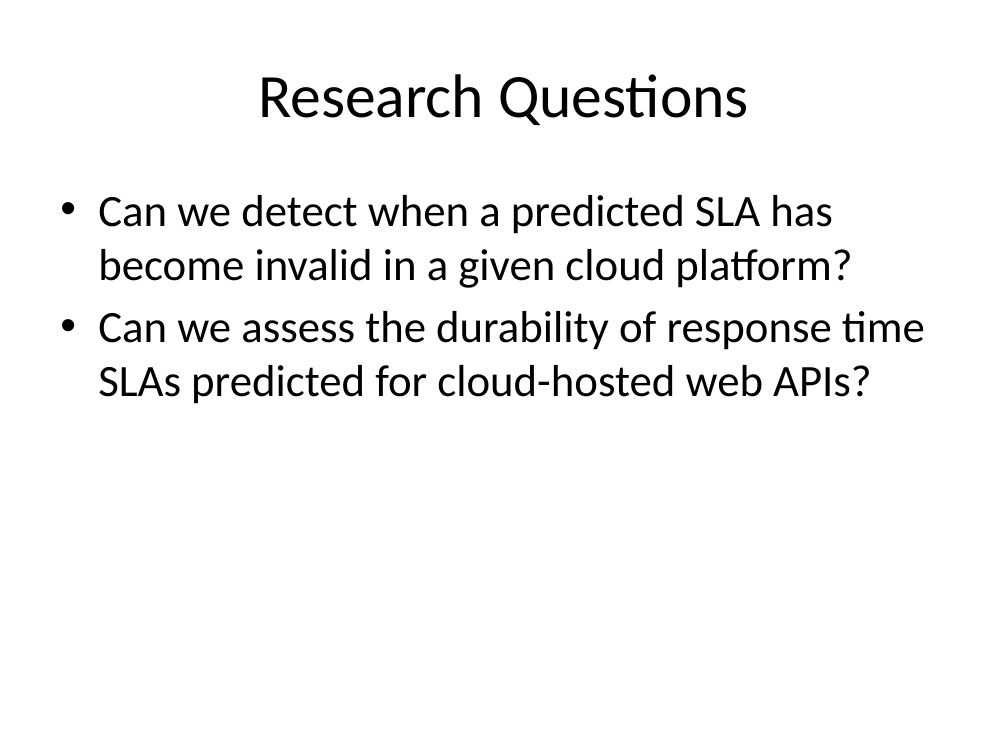
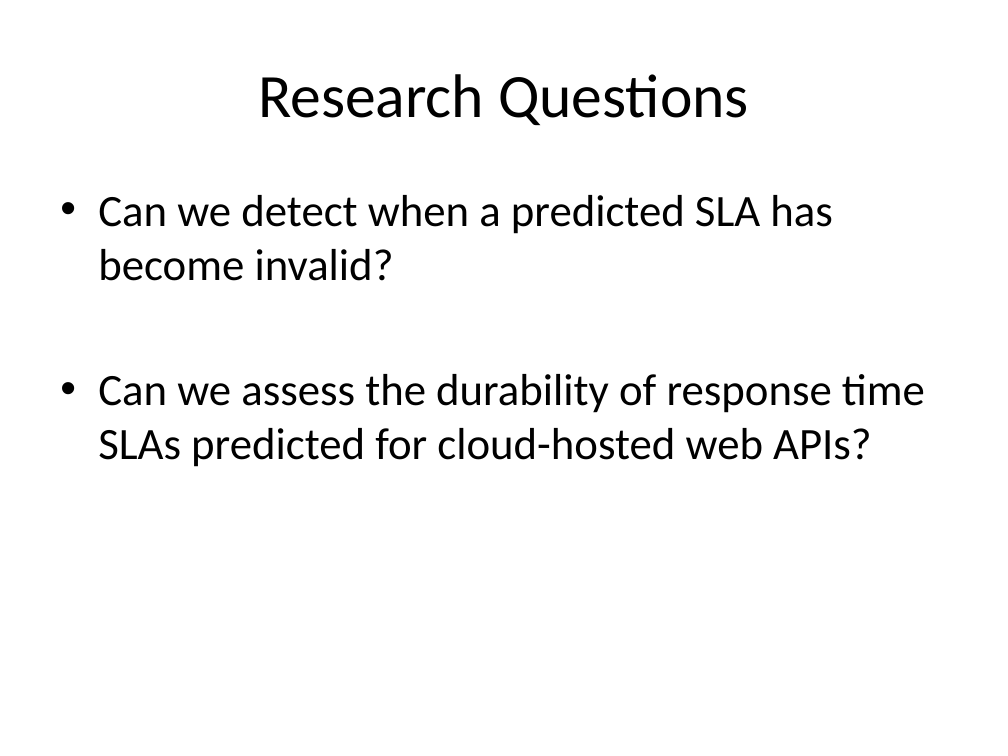
Before and after one commit to Dithn/eager-appscale, a slide deck: slide 10 of Eager/paper/cloudcom15/sla_durability_v1.pptx. Drawn at 1008x756 pixels with LibreOffice and Linux fonts; fonts in the diff are those of the drawing. Boxes give left, top, right and bottom in pixels: in the first picture for what was removed or moved away, otherwise in the second. Text is boxed around its words. In the diff, an @@ line names an element or a change of style, - is before the commit and + after.

Commit message:
CloudCom presentation 1st draft

```diff
--- a/Eager/paper/cloudcom15/sla_durability_v1.pptx
+++ b/Eager/paper/cloudcom15/sla_durability_v1.pptx
@@ text at box(98, 195, 833, 281): text changed @@
-• Can we detect when a predicted SLA has become invalid in a given cloud platform?
+• Can we detect when a predicted SLA has become invalid?
```
Also in this commit, not shown: 1 other slide changed, 4 slides added.
